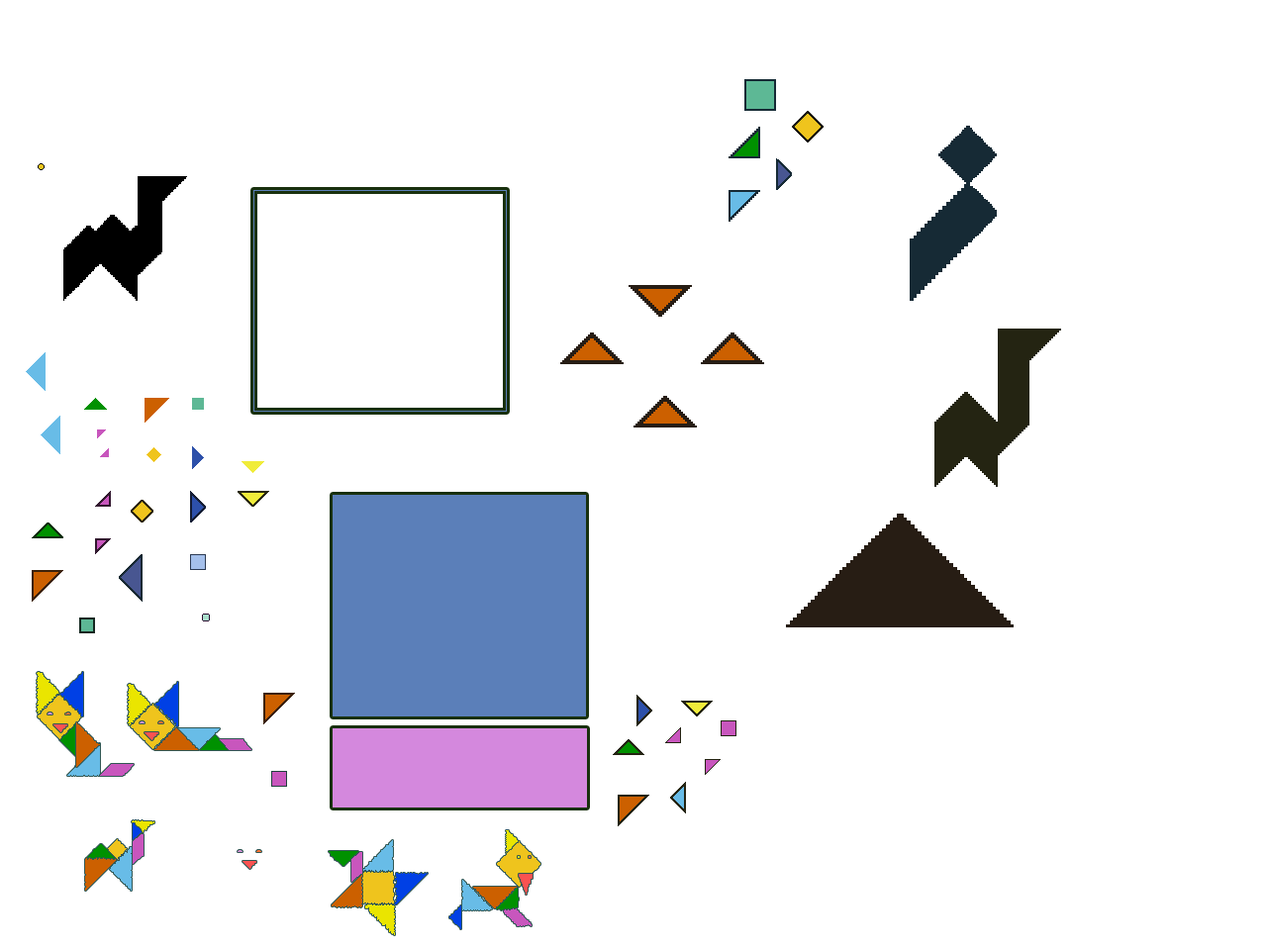
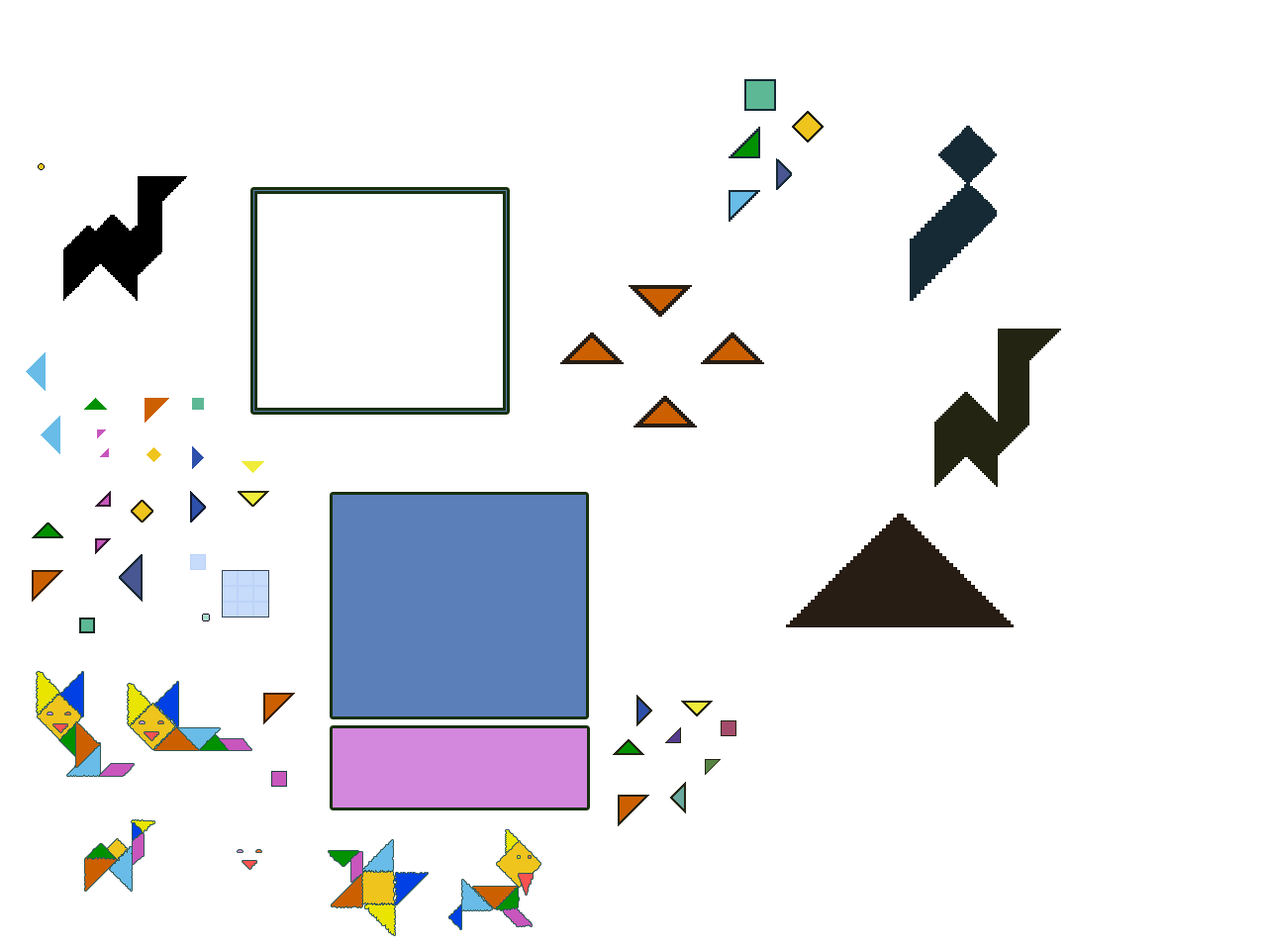
Layer changes from the first 1267 x 950 image to the second:
painted on "Прямоугольник 1" (1st of 3) over [721,721,736,736]
painted on "Многоугольник 1 копия 12" (1st of 2) over [672,786,684,809]
painted on "Многоугольник 1 копия 7" (1st of 9) over [666,729,680,743]
painted on "Многоугольник 1 копия 14" (1st of 3) over [705,760,719,773]
added layer "Прямоугольник 4 копия 7" above "Прямоугольник 4 копия 9" over [237,601,254,618]
added layer "Прямоугольник 4 копия 9" above "Прямоугольник 4 копия 3" over [237,585,254,602]
added layer "Прямоугольник 4 копия 3" above "Прямоугольник 4 копия 6" over [237,570,254,586]
added layer "Прямоугольник 4 копия 6" above "Прямоугольник 4 копия 4" over [253,601,270,618]
added layer "Прямоугольник 4 копия 4" above "Прямоугольник 4 копия 5" over [253,570,270,586]
added layer "Прямоугольник 4 копия 5" above "Прямоугольник 4 копия 10" over [221,601,238,618]
added layer "Прямоугольник 4 копия 10" above "Прямоугольник 4 копия 8" over [253,585,270,602]
added layer "Прямоугольник 4 копия 8" above "Прямоугольник 4 копия 2" over [221,585,238,602]
added layer "Прямоугольник 4 копия 2" above "Прямоугольник 4 копия" over [221,570,238,586]
painted on "Прямоугольник 4 копия" over [190,554,206,571]
